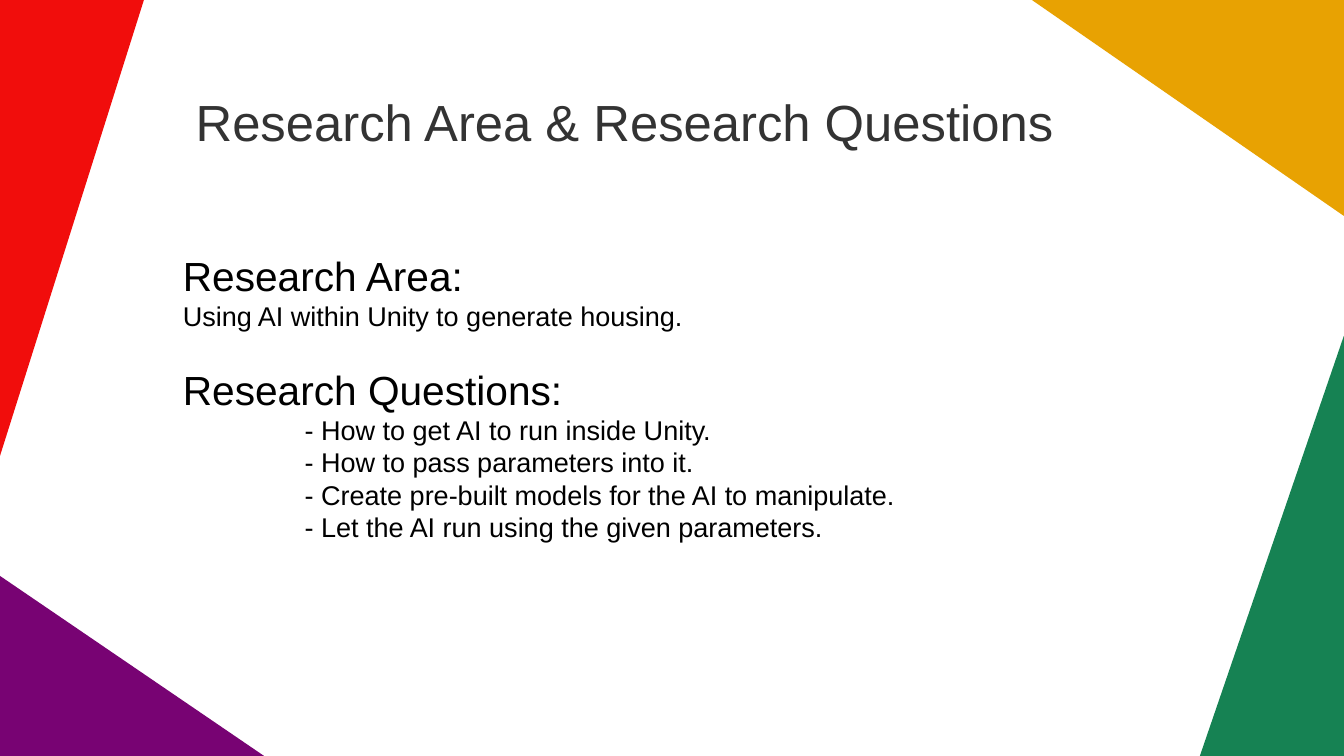
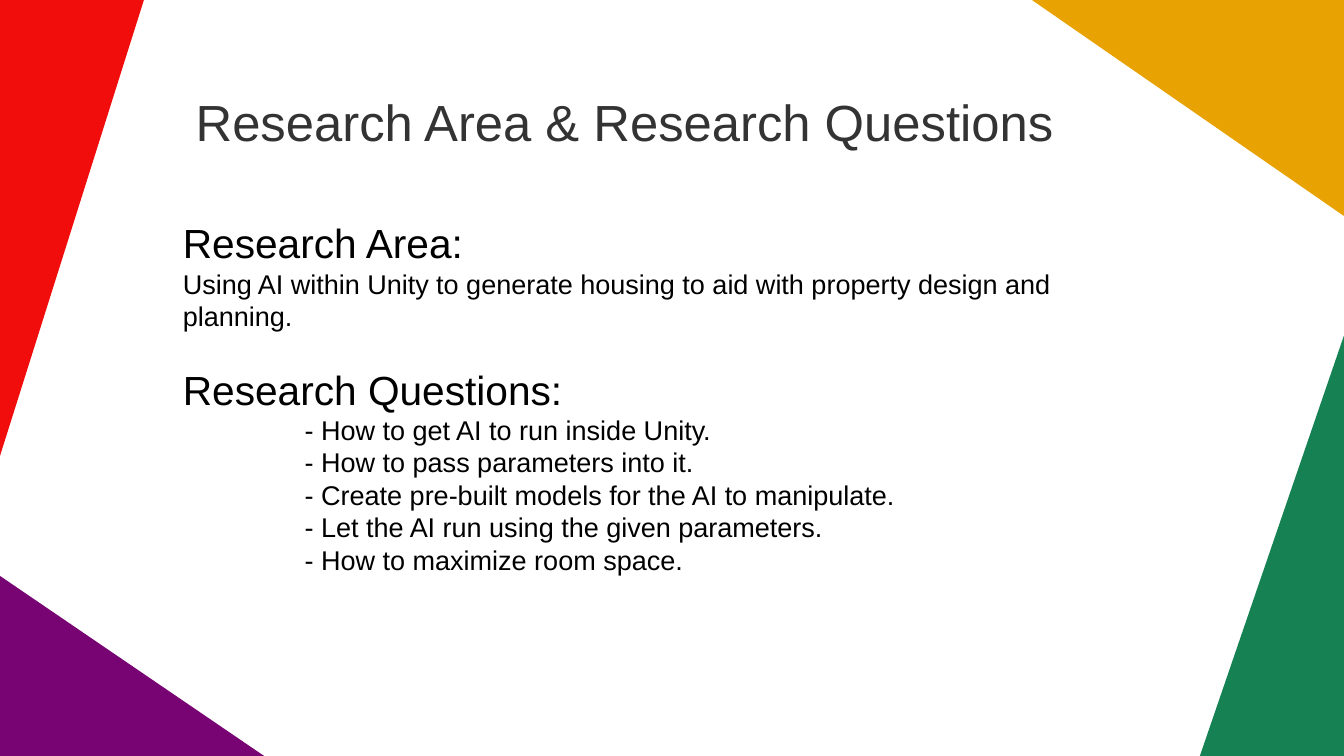
Before and after one commit to basicJavaCoder/FinalYearProject, a slide deck: slide 2 of FYP-Research-Area-questions.pptx. Drawn at 1344x756 pixels with LibreOffice and Linux fonts; fonts in the diff are those of the drawing. Boxes give left, top, right and bottom in pixels: in the first picture for what was removed or moved away, otherwise in the second. Text is boxed around its words. In the diff, an @@ line names an element or a change of style, - is before the commit and + after.

```diff
--- a/FYP-Research-Area-questions.pptx
+++ b/FYP-Research-Area-questions.pptx
@@ text at [183, 274, 1050, 331]: text changed @@
-Using AI within Unity to generate housing.
+Using AI within Unity to generate housing to aid with property design and planning.
@@ text at [321, 550, 683, 575]: paragraph added @@
+- How to maximize room space.
```
